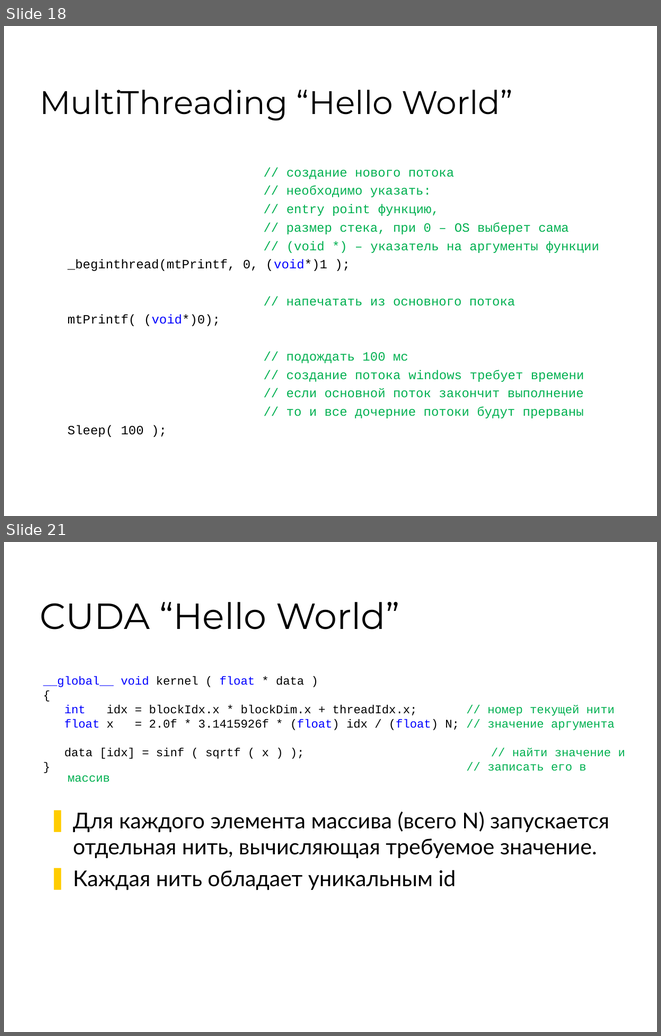
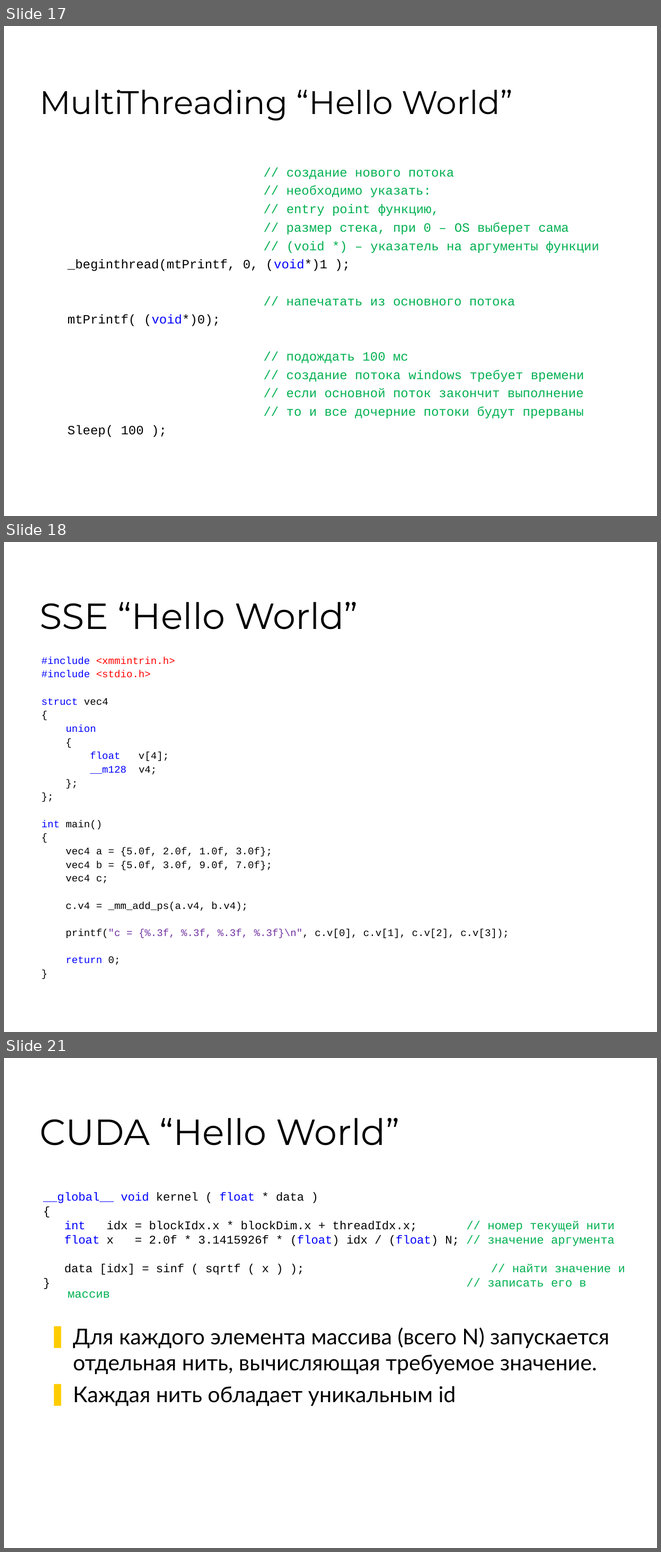
Before and after one commit to 7633/msu-cuda-course, a slide deck: Lectures/L1 24022009/Lection-1.ppt. Shown one above the other, each under a label of ours: slides 18 and 21 before the commit, slides 17, 18 and 21 after it; the slides between them are not shown. The pictures are 661x1036 and 661x1552 pixels, drawn with LibreOffice and Linux fonts; fonts in the diff are those of the drawing; background and template pictures are left out. Boxes give left, top, right and bottom in pixels: in the first picture for what was removed or moved away, otherwise in the second. Text is boxed around its words. In the diff, an @@ line names an element or a change of style, - is before the commit and + after.

```diff
--- a/Lectures/L1 24022009/Lection-1.ppt
+++ b/Lectures/L1 24022009/Lection-1.ppt
@@ slide 18 added at box(4, 542, 657, 1032), background #FFFFFF @@
@@ title added at box(40, 602, 358, 629), 40 pt, text #000000 @@
+SSE “Hello World”
@@ text added at box(42, 656, 509, 965), 11.1 pt, text #000000 @@
+#include <xmmintrin.h>
+#include <stdio.h>
+struct vec4
+{
+union
+{
+float v[4];
+__m128 v4;
+};
+};
+int main()
+{
+vec4 a = {5.0f, 2.0f, 1.0f, 3.0f};
+vec4 b = {5.0f, 3.0f, 9.0f, 7.0f};
+vec4 c;
+c.v4 = _mm_add_ps(a.v4, b.v4);
+printf("c = {%.3f, %.3f, %.3f, %.3f}\n", c.v[0], c.v[1], c.v[2], c.v[3]);
+return 0;
+}
@@ what was slide 18 is now slide 17 @@
```
Also in this commit, not shown: 6 slides changed, 5 other slides added, 3 slides removed.
